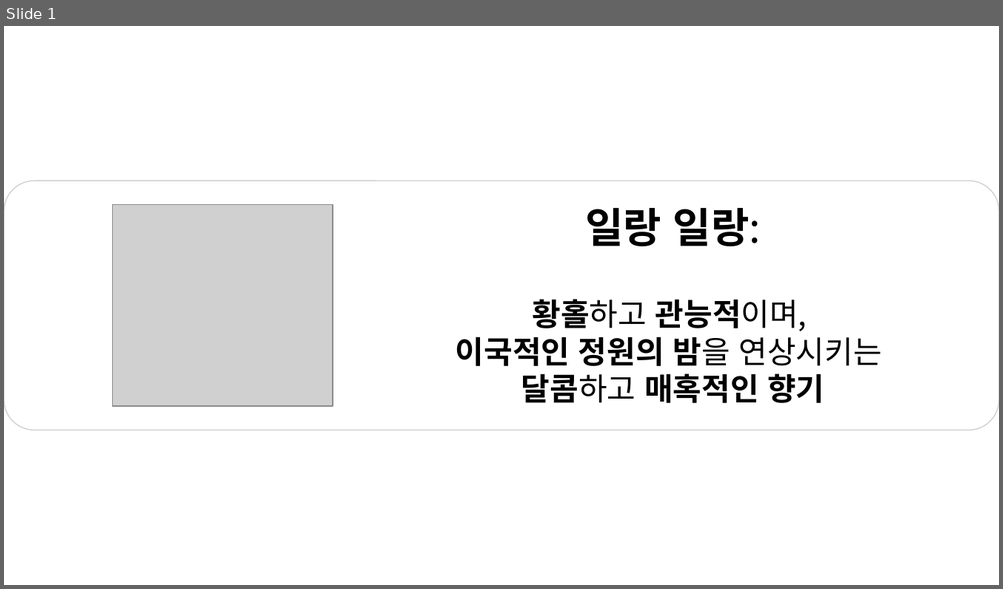
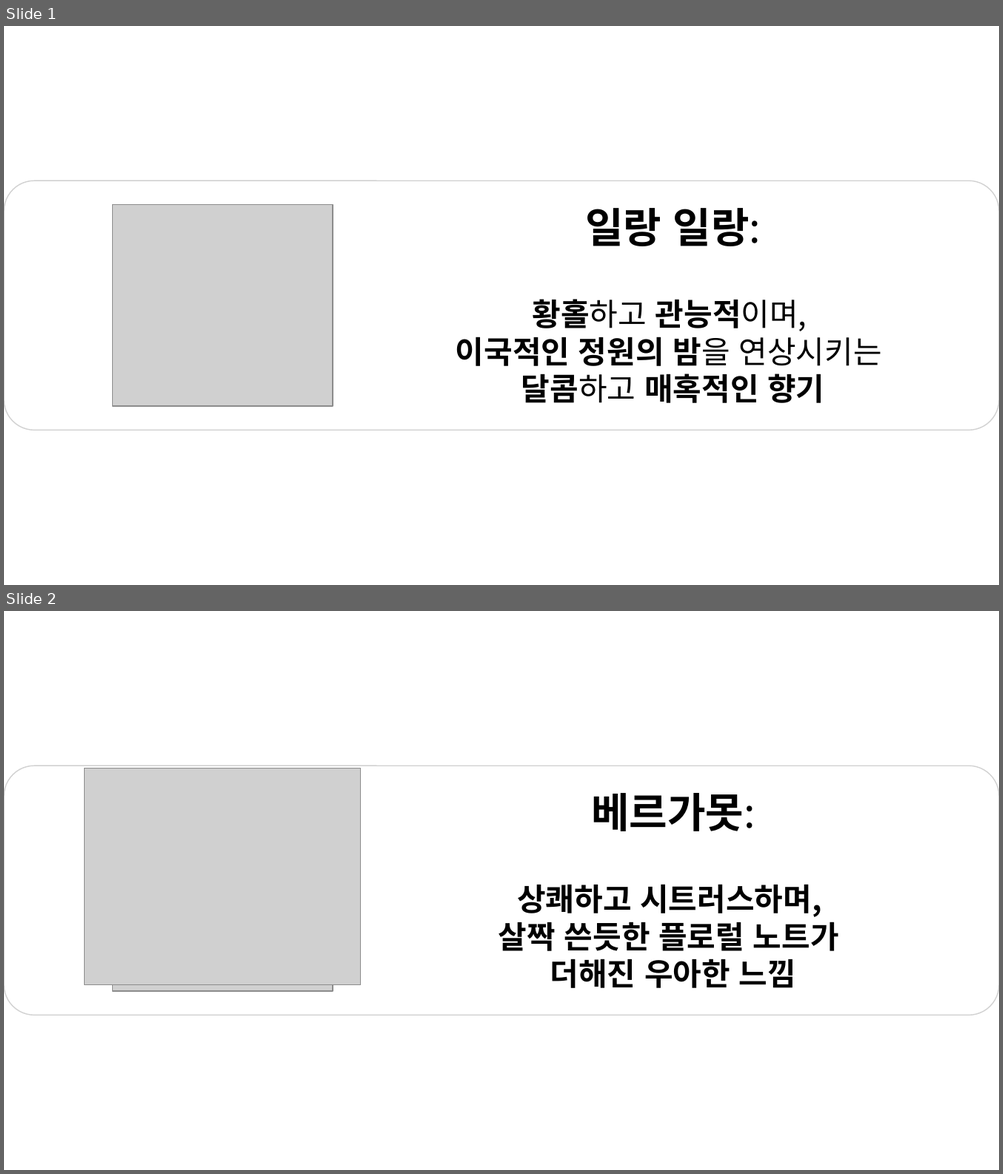
Before and after one commit to perfumepedia/perfumepedia, a slide deck: icons/notes basic/템플릿.pptx. Shown one above the other, each under a label of ours: slide 1 before the commit, slides 1 and 2 after it. The pictures are 1003x589 and 1003x1174 pixels, drawn with LibreOffice and Linux fonts; fonts in the diff are those of the drawing; grey boxes stand for pictures. Boxes give left, top, right and bottom in pixels: in the first picture for what was removed or moved away, otherwise in the second. Text is boxed around its words. In the diff, an @@ line names an element or a change of style, - is before the commit and + after.

```diff
--- a/icons/notes basic/템플릿.pptx
+++ b/icons/notes basic/템플릿.pptx
@@ slide 2 added at (4,611,999,1170), background #FFFFFF @@
@@ group added at (4,766,999,1015): 2 pictures, 1 rounded rectangle, 1 text @@
+베르가못:
+상쾌하고 시트러스하며,
+살짝 쓴듯한 플로럴 노트가
+더해진 우아한 느낌
```
Also in this commit, not shown: 1 other slide added, 2 other files.
